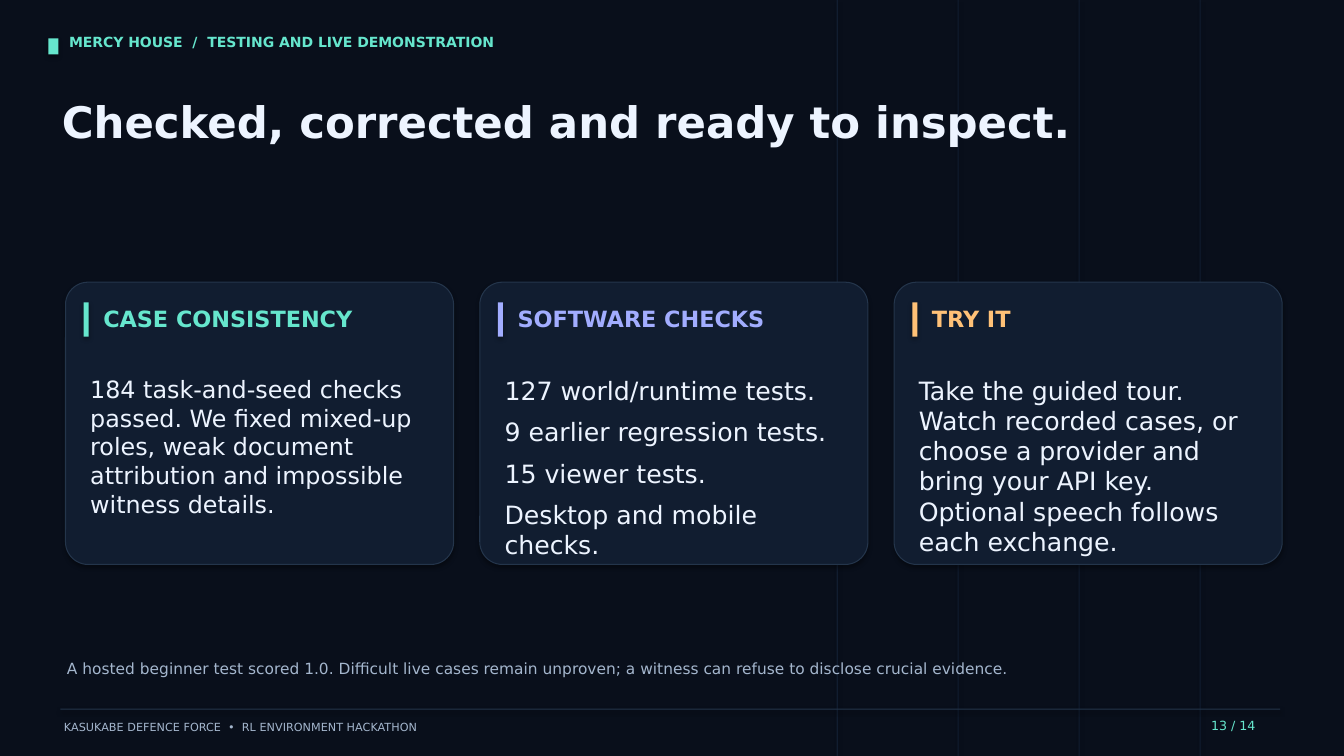
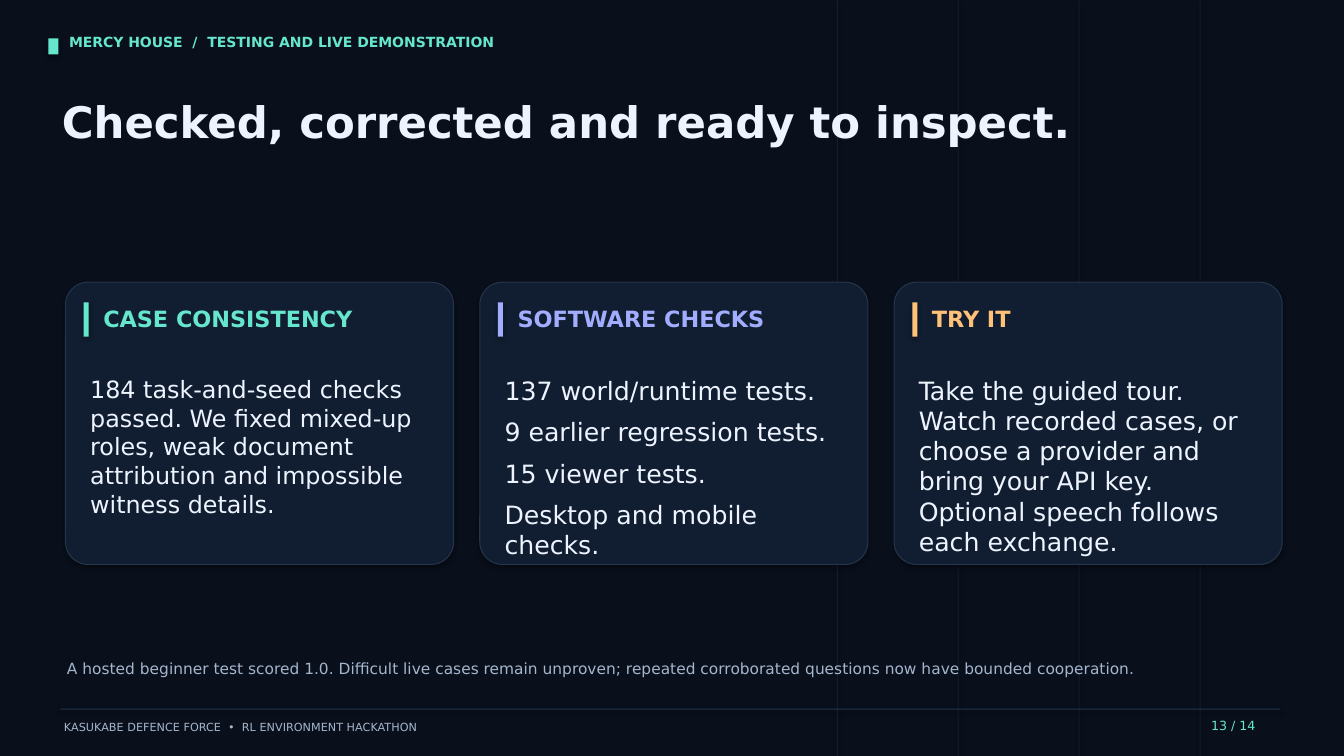
Before and after one commit to Abhishek-Punhani/mercy-house, a slide deck: slide 13 of docs/deck.pptx. Drawn at 1344x756 pixels with LibreOffice and Linux fonts; fonts in the diff are those of the drawing. Boxes give left, top, right and bottom in pixels: in the first picture for what was removed or moved away, otherwise in the second. Text is boxed around its words. In the diff, an @@ line names an element or a change of style, - is before the commit and + after.

Commit message:
Finalize validated submission materials, replay evidence and clean release package

```diff
--- a/docs/deck.pptx
+++ b/docs/deck.pptx
@@ text at <box>505,381,815,403</box>: text changed @@
-127 world/runtime tests.
+137 world/runtime tests.
@@ text at <box>67,662,1134,677</box>: text changed @@
-A hosted beginner test scored 1.0. Difficult live cases remain unproven; a witness can refuse to disclose crucial evidence.
+A hosted beginner test scored 1.0. Difficult live cases remain unproven; repeated corroborated questions now have bounded cooperation.
```
Also in this commit, not shown: 1 other slide changed, 16 other files.
